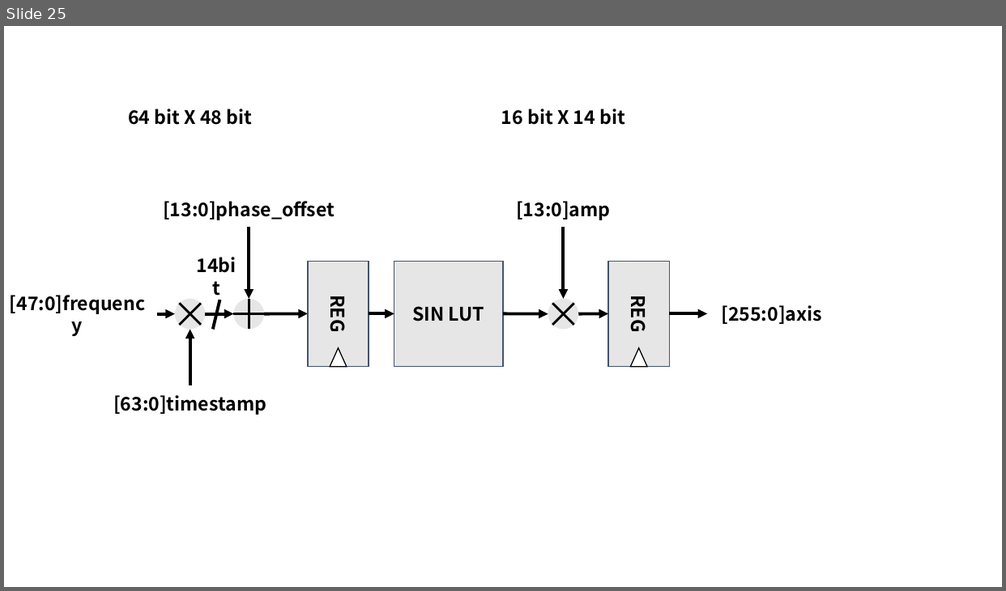
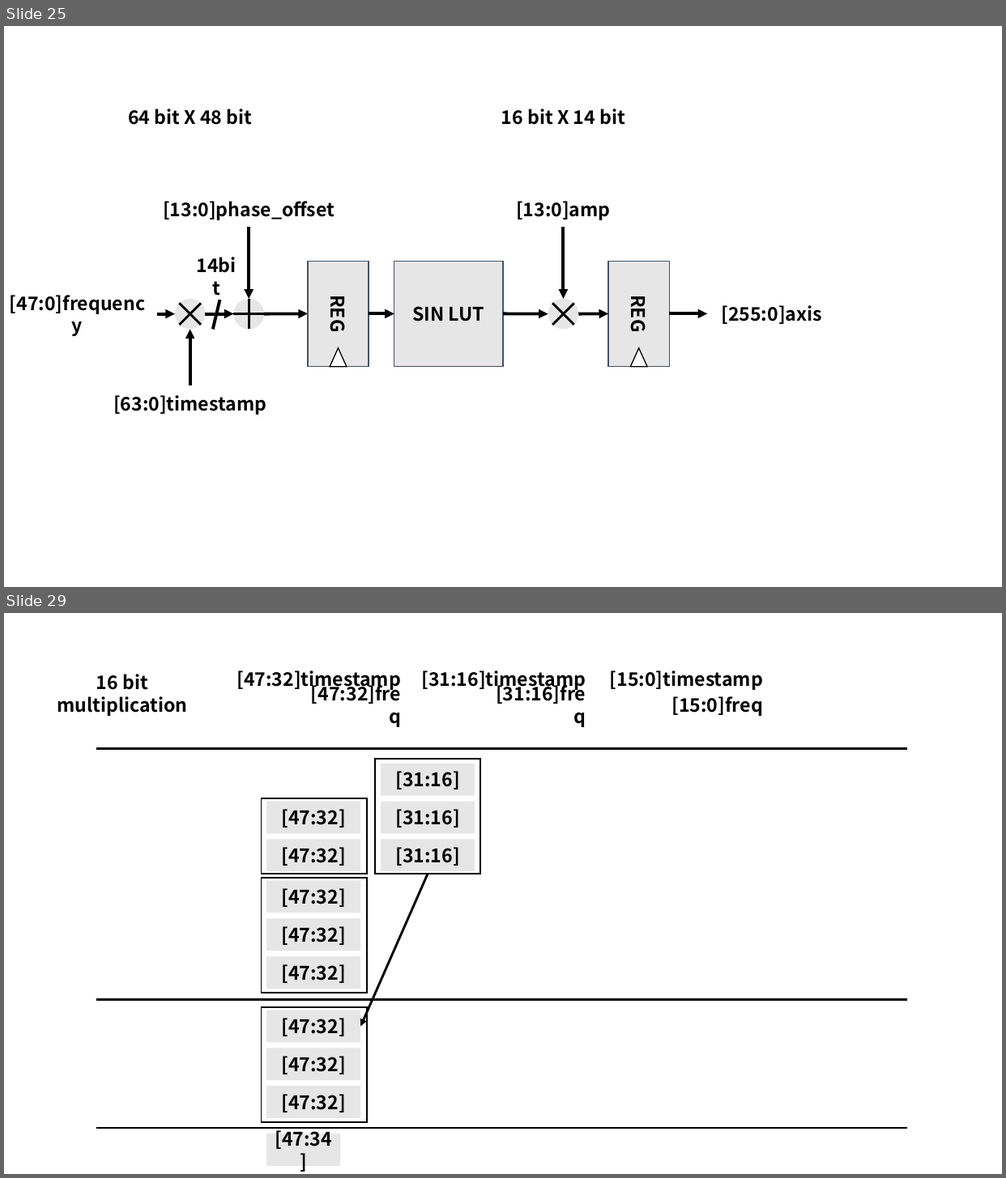
Before and after one commit to snu-quiqcl/RFSoC, a slide deck: Documents/PPT/RFSoC_Design_V1_1.pptx. Shown one above the other, each under a label of ours: slide 25 before the commit, slides 25 and 29 after it; the slides between them are not shown. The pictures are 1006x591 and 1006x1178 pixels, drawn with LibreOffice and Linux fonts; fonts in the diff are those of the drawing. Boxes give left, top, right and bottom in pixels: in the first picture for what was removed or moved away, otherwise in the second. Text is boxed around its words. In the diff, an @@ line names an element or a change of style, - is before the commit and + after.

Commit message:
Pipelined Multiplication Concept added

```diff
--- a/Documents/PPT/RFSoC_Design_V1_1.pptx
+++ b/Documents/PPT/RFSoC_Design_V1_1.pptx
@@ slide 29 added at bbox=[4, 613, 1002, 1174], background #FFFFFF @@
@@ text added at bbox=[57, 674, 187, 716], 18 pt, text #000000, bold @@
+16 bit multiplication
@@ text added at bbox=[236, 671, 401, 691], 18 pt, text #000000, bold @@
+[47:32]timestamp
@@ text added at bbox=[311, 682, 401, 704], 18 pt, text #000000, bold @@
+[47:32]freq
@@ text added at bbox=[422, 671, 586, 691], 18 pt, text #000000, bold @@
+[31:16]timestamp
@@ text added at bbox=[496, 682, 586, 704], 18 pt, text #000000, bold @@
+[31:16]freq
@@ text added at bbox=[610, 671, 763, 690], 18 pt, text #000000, bold @@
+[15:0]timestamp
@@ text added at bbox=[671, 696, 762, 716], 18 pt, text #000000, bold @@
+[15:0]freq
@@ line added from (96, 748) to (908, 748), #000000 2.25 pt @@
@@ rectangle added at bbox=[374, 759, 480, 875], outline #000000 1.5 pt @@
@@ rectangle added at bbox=[381, 764, 475, 796], fill #E7E6E6, 18 pt, text #000000, bold @@
+[31:16]
@@ rectangle added at bbox=[262, 798, 367, 875], outline #000000 1.5 pt @@
@@ rectangle added at bbox=[266, 802, 361, 834], fill #E7E6E6, 18 pt, text #000000, bold @@
+[47:32]
@@ rectangle added at bbox=[381, 802, 475, 834], fill #E7E6E6, 18 pt, text #000000, bold @@
+[31:16]
@@ rectangle added at bbox=[266, 839, 361, 871], fill #E7E6E6, 18 pt, text #000000, bold @@
+[47:32]
@@ rectangle added at bbox=[381, 839, 475, 871], fill #E7E6E6, 18 pt, text #000000, bold @@
+[31:16]
@@ rectangle added at bbox=[262, 878, 367, 994], outline #000000 1.5 pt @@
@@ arrow added from (428, 875) to (361, 1026), #000000 2.25 pt @@
@@ rectangle added at bbox=[266, 881, 361, 914], fill #E7E6E6, 18 pt, text #000000, bold @@
+[47:32]
@@ rectangle added at bbox=[266, 918, 361, 951], fill #E7E6E6, 18 pt, text #000000, bold @@
+[47:32]
@@ rectangle added at bbox=[266, 956, 361, 989], fill #E7E6E6, 18 pt, text #000000, bold @@
+[47:32]
@@ line added from (96, 1000) to (908, 1000), #000000 2.25 pt @@
@@ rectangle added at bbox=[262, 1007, 367, 1122], outline #000000 1.5 pt @@
@@ rectangle added at bbox=[266, 1011, 361, 1043], fill #E7E6E6, 18 pt, text #000000, bold @@
+[47:32]
@@ rectangle added at bbox=[266, 1049, 361, 1081], fill #E7E6E6, 18 pt, text #000000, bold @@
+[47:32]
@@ rectangle added at bbox=[266, 1086, 361, 1118], fill #E7E6E6, 18 pt, text #000000, bold @@
+[47:32]
@@ line added from (96, 1128) to (908, 1128), #000000 2.25 pt @@
@@ rectangle added at bbox=[266, 1134, 341, 1166], fill #E7E6E6, 18 pt, text #000000, bold @@
+[47:34]
```
Also in this commit, not shown: 1 slide changed, 3 other slides added, 2 other files.
